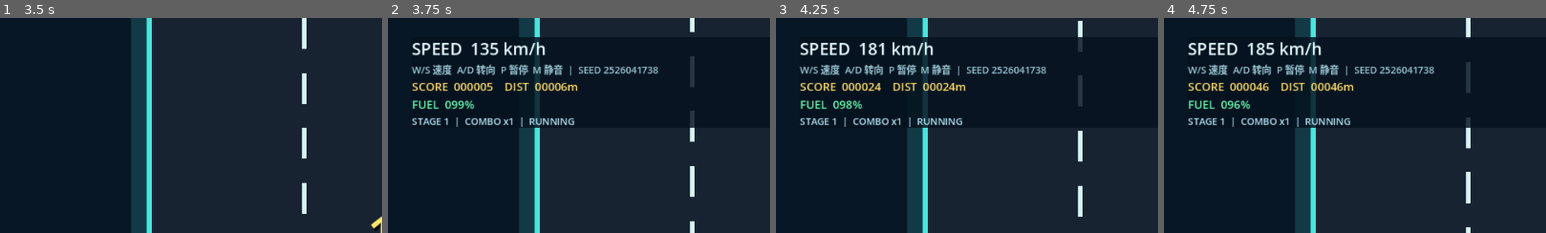
Above: before the commit, frames 1-4 (left to right).
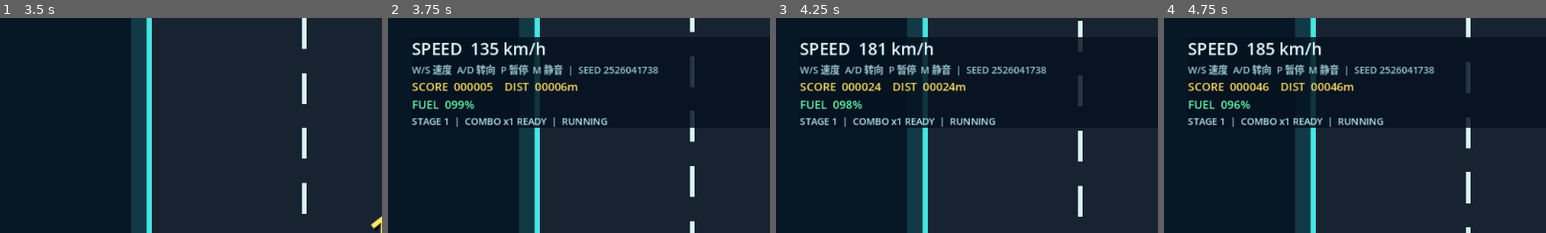
Above: after the commit, the same moments.

Repository: xiejiamincyq/car
Game: Godot game, scene res://scenes/main.tscn
Same seed, same stepped clock (60 frames per second), same inputs: the game is played once before the commit and once after it.
Inputs:
- Up to frame 1 (3.5 s): click "开始比赛" at 0.5 s; tap Enter at 1.25 s; hold Right (steer_right) 1.28-2.03 s; tap Space at 2 s; hold Down (brake) 2.03-2.78 s; hold Right (steer_right) from 2.78 s (still down)
- Up to frame 2 (3.75 s): tap Enter at 3.5 s; release Right (steer_right) at 3.53 s; hold Up (accelerate) from 3.53 s (still down)
- Up to frame 3 (4.25 s): keep holding Up (accelerate)
- Up to frame 4 (4.75 s): release Up (accelerate) at 4.28 s; hold Left (steer_left) from 4.28 s (still down)
The pictures show only the part of the screen within x 0-50%, y 0-50%; the shares and areas given below are measured in that part.

Frame 1 is identical in both runs. In frame 2, 0.6% of the frame differs, in the area x 33-58%, y 46-51%; in frame 3, 0.6%; in frame 4, 0.6%.

Commit message:
feat: add bounded combo scoring

Diff:
--- /dev/null
+++ b/scripts/combo_tracker.gd
@@ -0,0 +1,32 @@
+class_name ComboTracker
+extends RefCounted
+
+var window_seconds: float
+var maximum_multiplier: int
+var events_per_multiplier: int
+var event_count: int = 0
+var multiplier: int = 1
+var remaining_seconds: float = 0.0
+
+func _init(window: float, maximum: int, events_per_step: int) -> void:
+	window_seconds = maxf(0.1, window)
+	maximum_multiplier = maxi(1, maximum)
+	events_per_multiplier = maxi(1, events_per_step)
+
+func award(base_points: int) -> int:
+	event_count += 1
+	remaining_seconds = window_seconds
+	multiplier = mini(maximum_multiplier, 1 + floori(float(event_count) / float(events_per_multiplier)))
+	return maxi(0, base_points) * multiplier
+
+func tick(delta: float) -> void:
+	if event_count == 0:
+		return
+	remaining_seconds = maxf(0.0, remaining_seconds - maxf(0.0, delta))
+	if is_zero_approx(remaining_seconds):
+		clear()
+
+func clear() -> void:
+	event_count = 0
+	multiplier = 1
+	remaining_seconds = 0.0
--- a/scripts/game_config.gd
+++ b/scripts/game_config.gd
@@ -31,3 +31,7 @@
 const FUEL_PICKUP_INTERVAL: float = 8.0
 const FUEL_SPAWN_SAFETY_DISTANCE: float = 240.0
 const OVERTAKE_SCORE: int = 80
+const NEAR_MISS_SCORE: int = 120
+const COMBO_WINDOW_SECONDS: float = 2.5
+const COMBO_MAX_MULTIPLIER: int = 3
+const COMBO_EVENTS_PER_MULTIPLIER: int = 4
--- a/scripts/main.gd
+++ b/scripts/main.gd
@@ -273,6 +273,7 @@
 				drive.speed = outcome.speed
 				vehicle.y = player_center.y + 130.0
 				vehicle.collided_with_player = true
+				run.break_combo()
 				screen_shake = Vector2(10.0, -7.0)
 				_play_effect(collision_audio)
 
@@ -331,9 +332,8 @@
 		var vehicle_x := road_left + lane_width * (vehicle.lane_position + 0.5)
 		var event := PassEventResolver.observe(vehicle, vehicle.kind, player_y, player_x, vehicle_x)
 		if event.overtake:
-			run.award_overtake(GameConfig.OVERTAKE_SCORE)
-		if event.near_miss:
-			run.register_near_miss()
+			var pass_score := GameConfig.OVERTAKE_SCORE + (GameConfig.NEAR_MISS_SCORE if event.near_miss else 0)
+			run.award_pass(pass_score, event.near_miss)
 
 static func is_eligible_overtake(kind: int, was_ahead: bool, collided_with_player: bool) -> bool:
 	return kind != TrafficDirector.Kind.FAST_OVERTAKE and was_ahead and not collided_with_player
@@ -524,7 +524,8 @@
 	position_label.text = ""
 	score_label.text = "SCORE  %06d    DIST  %05dm" % [run.score, roundi(run.distance)]
 	fuel_label.text = "FUEL  %03d%%" % roundi(run.fuel)
-	run_status_label.text = "STAGE %d  |  COMBO x1  |  %s" % [run.difficulty_stage + 1, _phase_text()]
+	var combo_time := "%.1fs" % run.combo.remaining_seconds if run.combo.event_count > 0 else "READY"
+	run_status_label.text = "STAGE %d  |  COMBO x%d %s  |  %s" % [run.difficulty_stage + 1, run.combo.multiplier, combo_time, _phase_text()]
 	controls_hint_label.text = "W/S 速度  A/D 转向  P 暂停  M 静音  |  SEED %d" % current_run_seed
 	for label in [speed_label, controls_hint_label, score_label, fuel_label, run_status_label]:
 		label.scale = Vector2.ONE * scale
--- a/scripts/run_state.gd
+++ b/scripts/run_state.gd
@@ -1,5 +1,8 @@
 class_name RunState
 extends RefCounted
+
+const GameConfig = preload("res://scripts/game_config.gd")
+const ComboTracker = preload("res://scripts/combo_tracker.gd")
 
 enum Phase {
 	TITLE,
@@ -26,12 +29,14 @@
 var fuel: float
 var difficulty_stage: int = 0
 var _distance_score_remainder: float = 0.0
+var combo: ComboTracker
 
 func _init(initial_max_fuel: float, drain_per_second: float, grace_seconds: float = 30.0) -> void:
 	max_fuel = initial_max_fuel
 	fuel_drain_per_second = drain_per_second
 	fuel_grace_seconds = grace_seconds
 	fuel = max_fuel
+	combo = ComboTracker.new(GameConfig.COMBO_WINDOW_SECONDS, GameConfig.COMBO_MAX_MULTIPLIER, GameConfig.COMBO_EVENTS_PER_MULTIPLIER)
 
 func start() -> void:
 	if phase == Phase.TITLE:
@@ -58,6 +63,7 @@
 		return
 	if phase != Phase.RUNNING:
 		return
+	combo.tick(delta)
 	elapsed_seconds += delta
 	distance += maxf(0.0, speed) * delta * 0.1
 	_distance_score_remainder += maxf(0.0, speed) * delta * 0.1
@@ -76,13 +82,20 @@
 		fuel = clampf(fuel + maxf(0.0, amount), 0.0, max_fuel)
 
 func award_overtake(points: int) -> void:
+	award_pass(points, false)
+
+func award_pass(points: int, was_near_miss: bool) -> void:
 	if phase == Phase.RUNNING:
 		overtakes += 1
-		score += maxi(0, points)
+		near_misses += 1 if was_near_miss else 0
+		score += combo.award(points)
 
 func register_near_miss() -> void:
 	if phase == Phase.RUNNING:
 		near_misses += 1
+
+func break_combo() -> void:
+	combo.clear()
 
 func end() -> void:
 	if phase == Phase.RUNNING or phase == Phase.PAUSED or phase == Phase.COUNTDOWN:
@@ -108,6 +121,7 @@
 	fuel = max_fuel
 	difficulty_stage = 0
 	_distance_score_remainder = 0.0
+	combo.clear()
 
 static func _stage_for_elapsed_time(seconds: float) -> int:
 	if seconds < 35.0:
--- /dev/null
+++ b/tests/test_combo_tracker.gd
@@ -0,0 +1,55 @@
+extends SceneTree
+
+const ComboTracker = preload("res://scripts/combo_tracker.gd")
+const RunState = preload("res://scripts/run_state.gd")
+
+func _init() -> void:
+	var combo := ComboTracker.new(2.5, 3, 4)
+	assert(combo.award(100) == 100 and combo.multiplier == 1, "The first event must use the base score")
+	combo.award(100)
+	combo.award(100)
+	assert(combo.award(100) == 200 and combo.multiplier == 2, "Four events inside the window must reach x2")
+	for _event in range(20):
+		combo.award(100)
+	assert(combo.multiplier == 3 and combo.award(100) == 300, "The multiplier must respect its configured cap")
+	combo.tick(2.49)
+	assert(combo.multiplier == 3 and combo.remaining_seconds > 0.0, "The combo must survive just inside its window")
+	combo.tick(0.02)
+	assert(combo.multiplier == 1 and combo.event_count == 0 and is_zero_approx(combo.remaining_seconds), "Timeout must clear the combo")
+
+	var run := RunState.new(100.0, 0.0, 30.0)
+	run.start()
+	for _event in range(4):
+		run.award_pass(100, false)
+	assert(run.combo.multiplier == 2, "Run scoring must use the combo tracker")
+	run.toggle_pause()
+	run.tick(10.0, 0.0, 760.0)
+	assert(run.combo.multiplier == 2, "Pause must freeze the combo window")
+	run.break_combo()
+	assert(run.combo.multiplier == 1 and run.combo.event_count == 0, "Collision must clear the combo")
+
+	var inflation_ratios: Array[float] = []
+	for seed in range(20):
+		inflation_ratios.append(_simulate_score_ratio(seed))
+	inflation_ratios.sort()
+	var median_ratio := inflation_ratios[inflation_ratios.size() / 2]
+	assert(median_ratio <= 1.20, "The fixed-seed 300-second median score inflation must stay within 20 percent")
+	quit()
+
+func _simulate_score_ratio(seed: int) -> float:
+	var combo := ComboTracker.new(2.5, 3, 4)
+	var baseline := 0
+	var enhanced := 0
+	var elapsed := 0.0
+	var event_index := 0
+	while elapsed < 300.0:
+		var gap := 2.2 + float((seed * 11 + event_index * 7) % 6) * 0.55
+		combo.tick(gap)
+		elapsed += gap
+		if elapsed > 300.0:
+			break
+		var base_points := 200 if (seed + event_index) % 7 == 0 else 80
+		baseline += base_points
+		enhanced += combo.award(base_points)
+		event_index += 1
+	return float(enhanced) / float(maxi(1, baseline))
--- a/tests/test_hud_layout.gd
+++ b/tests/test_hud_layout.gd
@@ -10,6 +10,11 @@
 	root.add_child(main)
 	main._start_new_run()
 	main.run.tick(3.0, 0.0, main.GameConfig.MAX_SPEED)
+	for _event in range(4):
+		main.run.award_pass(80, false)
+	main.run.tick(1.0, 0.0, main.GameConfig.MAX_SPEED)
+	main._update_hud()
+	assert(main.run_status_label.text.contains("COMBO x2 1.5s"), "The HUD must show the live multiplier and remaining combo window")
 	for size in [Vector2i(1280, 720), Vector2i(1920, 1080)]:
 		root.content_scale_size = size
 		main._update_hud()
Not shown, changed: CHANGELOG.md
Not shown, changed: tasks/plan-foundation.md
